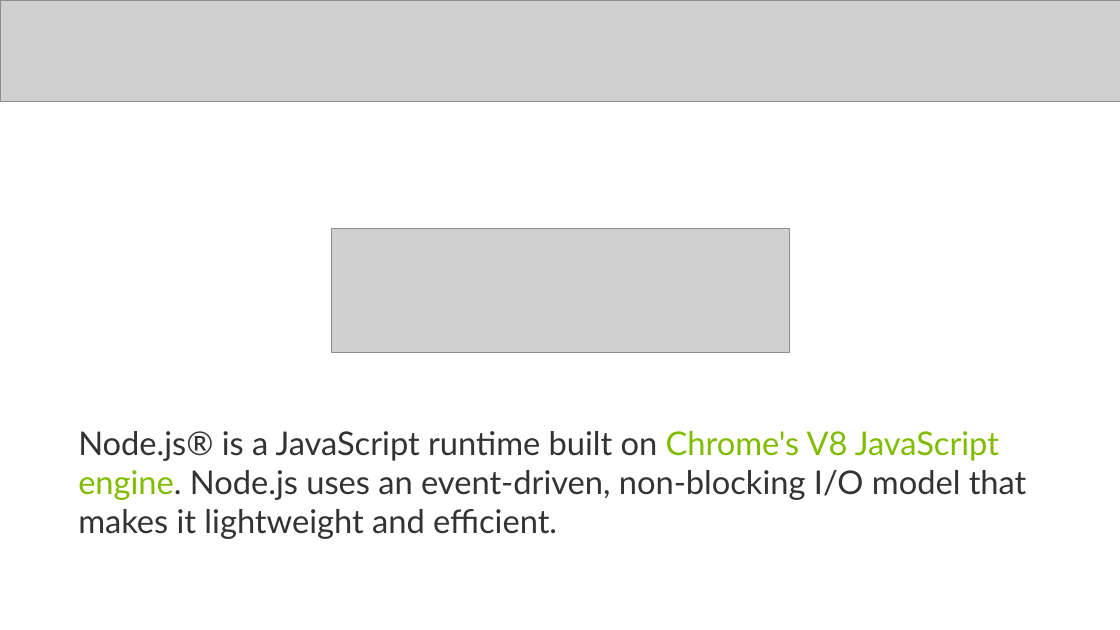
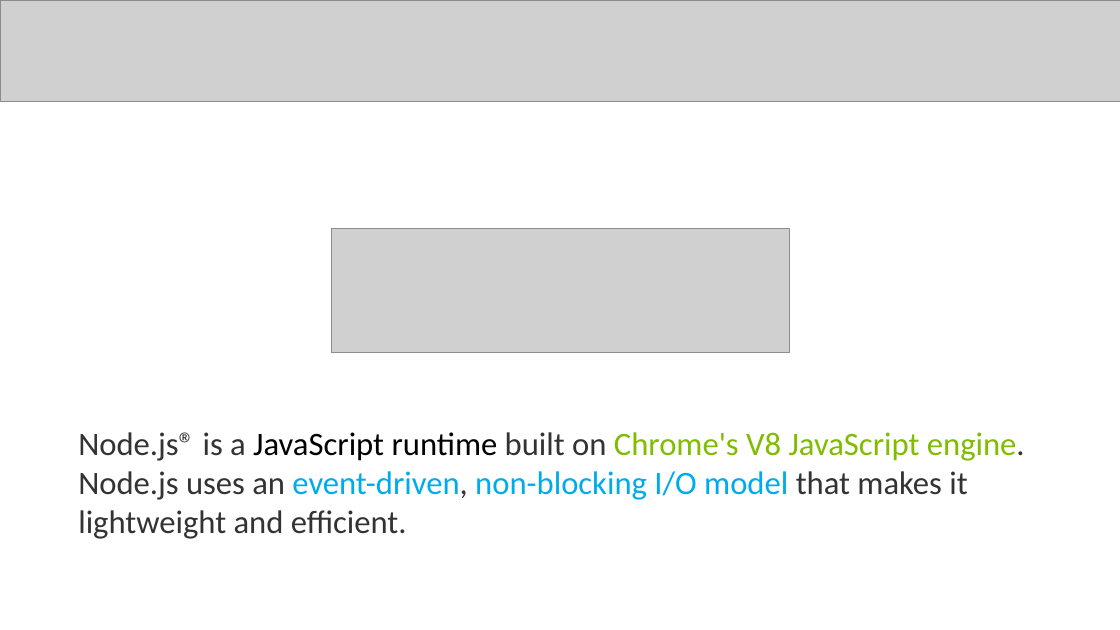
Before and after one commit to badescuga/NodeJsDemo, a slide deck: slide 10 of slidedeck/slides.pptx (slide 7 before the commit). Drawn at 1120x630 pixels with LibreOffice and Linux fonts; fonts in the diff are those of the drawing; grey boxes stand for pictures. Boxes give left, top, right and bottom in pixels: in the first picture for what was removed or moved away, otherwise in the second. Text is boxed around its words. In the diff, an @@ line names an element or a change of style, - is before the commit and + after.

```diff
--- a/slidedeck/slides.pptx
+++ b/slidedeck/slides.pptx
@@ text "Node.js® is a JavaScript runtime ..." at <box>78,432,1025,539</box>: font Lato to Calibri; text colour #333333 to #000000 in "JavaScript runtime"; text colour #333333 to #00ABEC in "event-driven, non-blocking I/O model" @@
```
Also in this commit, not shown: 5 other slides changed, 2 slides added, 1 slide removed.
